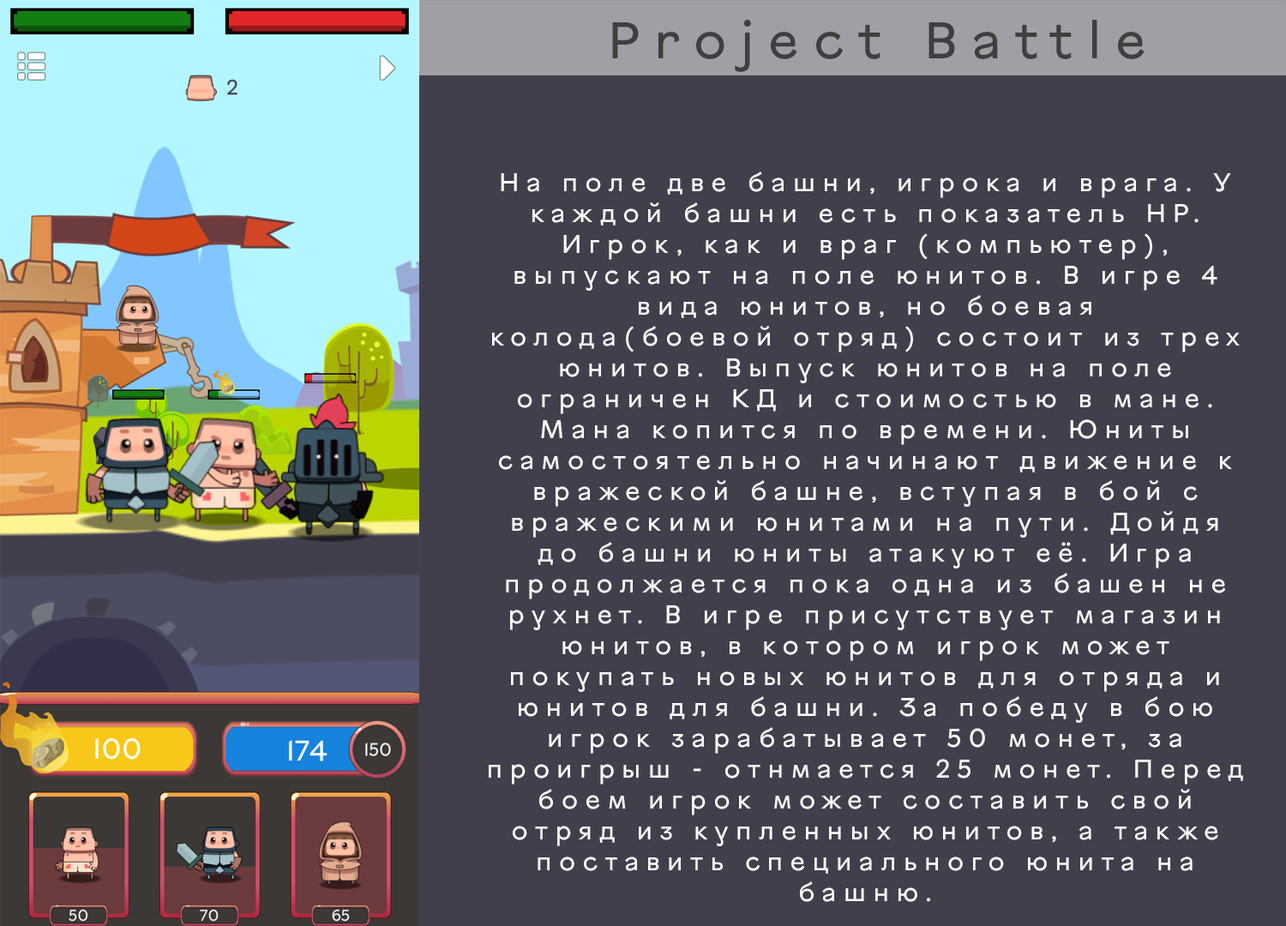
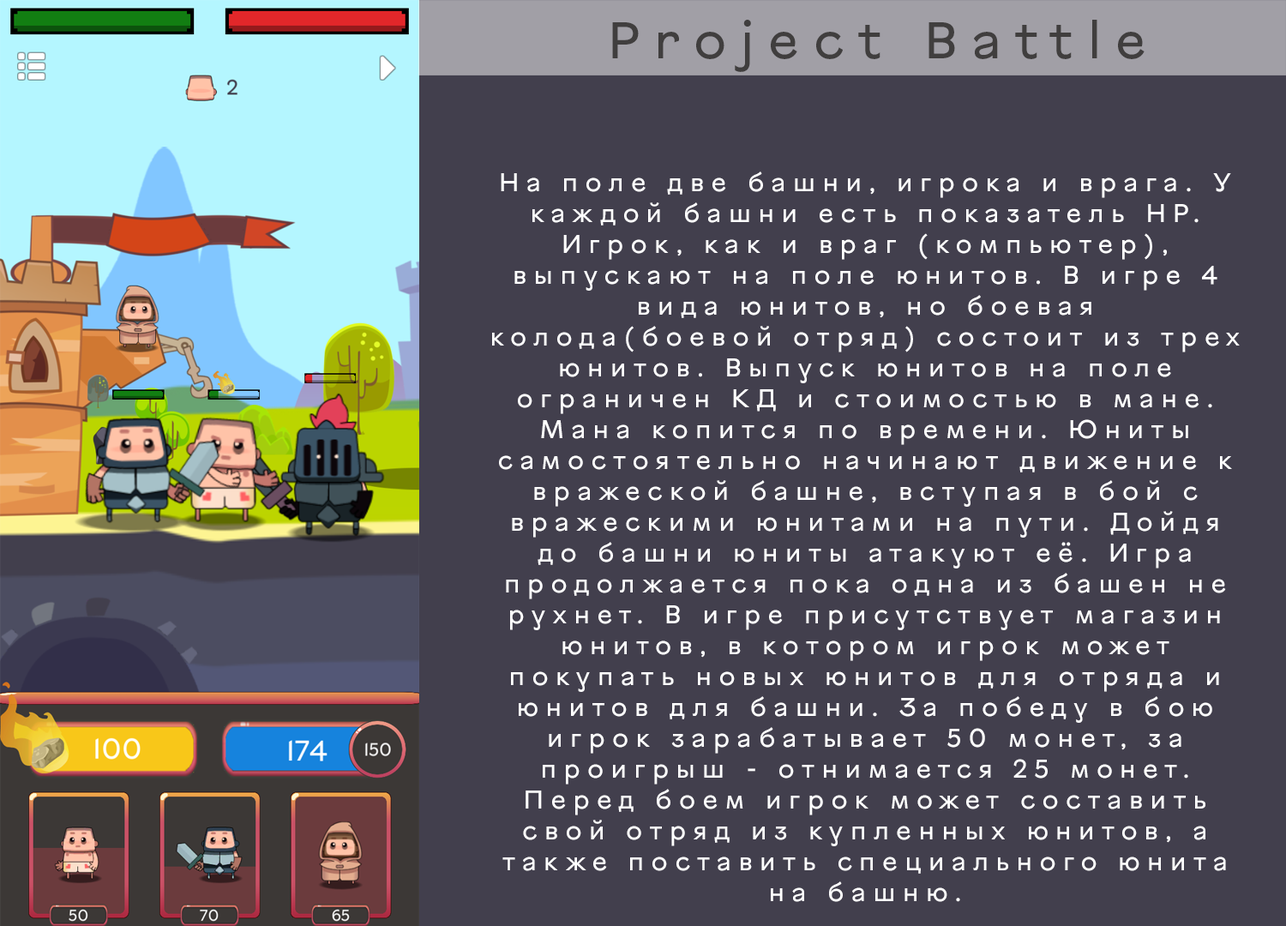
The second 1286 x 926 image is a revision of the first. Changes to its layers:
painted on "На поле две башни, игрока и врага. У каждой башни есть показате" over (488, 758, 1244, 903)
